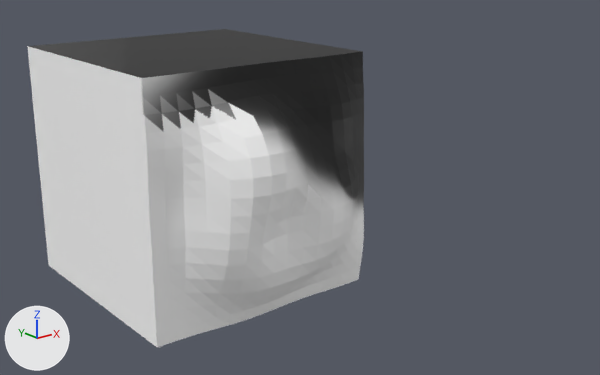
One commit to the Blender file Unity-Solo-PM/Assets/Art/3D/SharpCube.blend: the scene before it, then after it.
Camera for both pictures: a 50 mm lens placed at (-3.62, -5.97, 1.96), pointed at (0.05, -1.37, 0.12). The lights are fixed; the arrows at lower left show +X, +Y and +Z.

Script lines for the objects in view, before the commit:
```python
me_cone_003 = bpy.data.meshes.new('Cone.003')
me_cone_003.from_pydata(...)  # a 32-sided cone pointing to +z spanning x -0.7..0.7, y -0.64..0.64, z -1.39..1.39
me_cube = bpy.data.meshes.new('Cube')
me_cube.from_pydata(...)  # 293 vertices, 261 faces; spans x -1.0..1.01, y -1.43..1.0, z -1.01..1.01
me_cube.materials.append(mat_material)  # picture img_sharpboxtexture
ob_cone = bpy.data.objects.new('Cone', me_cone_003)
ob_cone.location = (0.019, -2.391, 0.027)
ob_cone.rotation_euler = (1.571, -1.571, 0.0)  # degrees (90, -90, 0)
ob_cone.hide_set(True)
ob_cube = bpy.data.objects.new('Cube', me_cube)
ob_cube.location = (0.0, 0.0, 0.0)
```
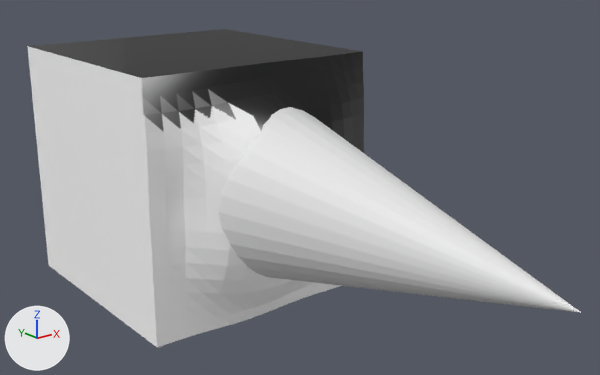
Pixel boxes [x1, y1, x2, y2] of what changed, in the pictures (600 x 375 px):
'Cone', shown
    after: [218, 107, 581, 313]

The change in detail:
Object 'Cone' (ob_cone) is now shown.
